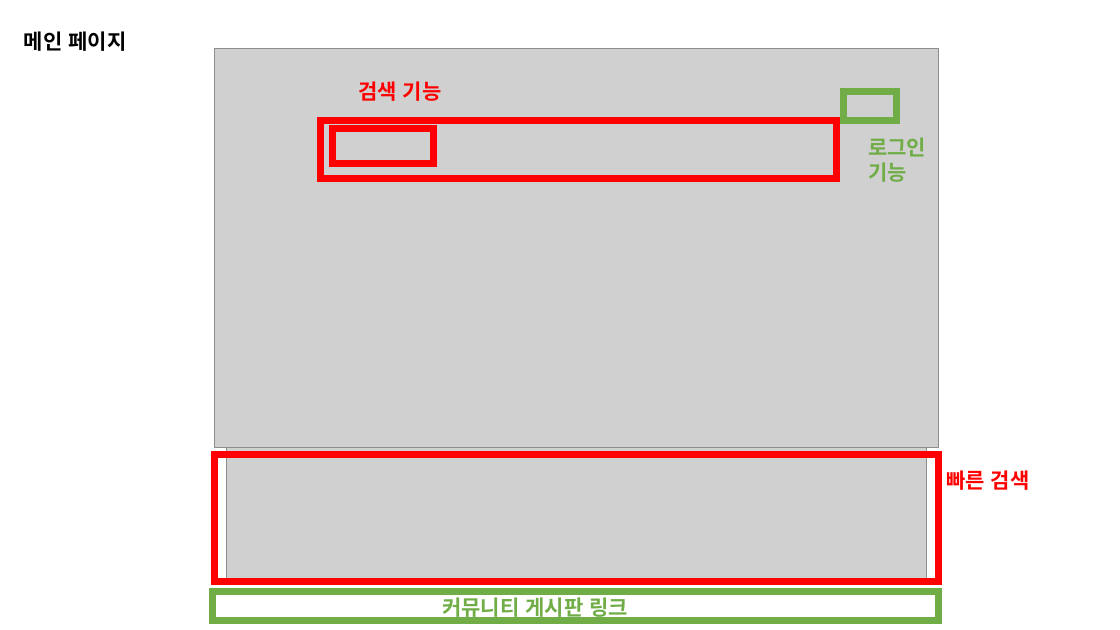
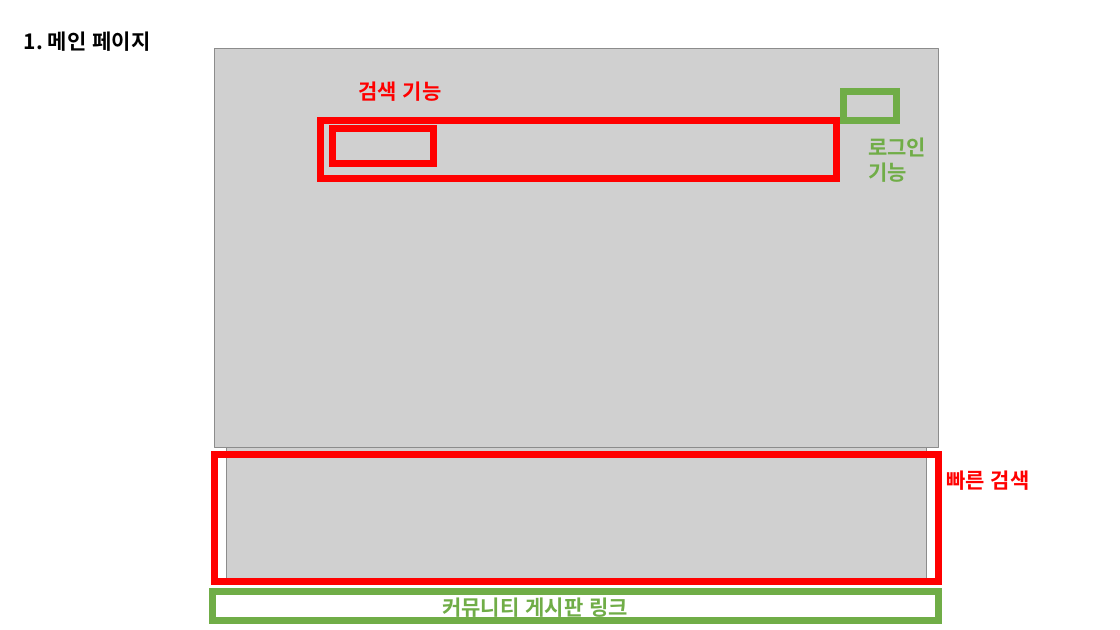
Before and after one commit to bomiiisong/Airbnb, a slide deck: slide 1 of 웹사이트.pptx. Drawn at 1120x630 pixels with LibreOffice and Linux fonts; fonts in the diff are those of the drawing; grey boxes stand for pictures. Boxes give left, top, right and bottom in pixels: in the first picture for what was removed or moved away, otherwise in the second. Text is boxed around its words. In the diff, an @@ line names an element or a change of style, - is before the commit and + after.

```diff
--- a/웹사이트.pptx
+++ b/웹사이트.pptx
@@ text at (24,31,150,51): text changed @@
-메인 페이지
+1. 메인 페이지
```
Also in this commit, not shown: 1 other slide changed, 13 slides added, 29 other files.
